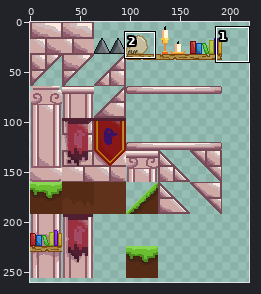
Two versions of one sprite sheet, assets/graphics/tilesets/brick_tileset.png. Above: a wide view before the commit, with the close-up outlined.
Close-up. Earlier state:
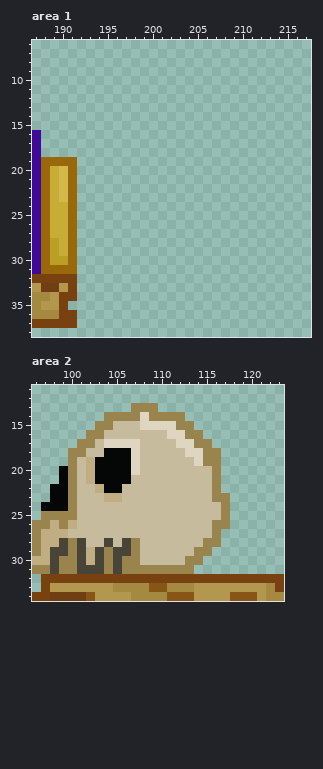
The file is 340x315 pixels. Colours within 5 levels of each other are drawn and written as one. Shown: area 1: x 187..217, y 6..38; area 2: x 96..123, y 11..34. The wide view leaves out empty margins. The commit also changed other parts of the picture, which this record leaves out.
Now the later version:
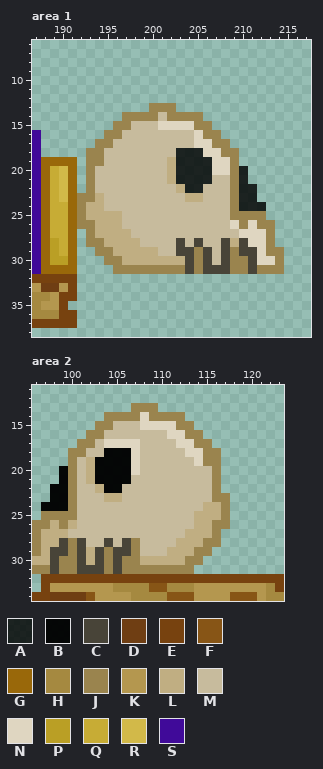
Palette (. is transparent): A #000000d0  B #000000f6  C #484438  D #6f3e13  E #77420f  F #875516  G #99680a  H #a58940  J #9a844e  K #b4974f  L #c0ae82  M #c7bb9d  N #dfd6c1  P #ba9f25  Q #c7ac35  R #d2b949  S #400a99
Diff:
Area 1:
Colour A now appears in row 18 at x 203 to 205; in row 19 at x 203 to 206; in rows 20 to 21 at x 203 to 206 and 210; in row 22 at x 204 to 205 and 210 to 211; in row 23 at x 210 to 211; in row 24 at x 210 to 212.
Colour C now appears in row 28 at x 203, 205, 208 and 210; in row 29 at x 203 to 204, 206, 208 and 210 to 211; in row 30 at x 204, 206, 208 and 211; in row 31 at x 204, 206 to 208 and 211.
Colour J now appears in row 13 at x 200 to 202; in row 14 at x 197 to 200 and 202 to 205; in row 15 at x 196 to 197 and 205 to 206; in row 16 at x 195 to 196 and 206 to 207; in row 17 at x 194 to 195 and 207 to 208; in row 18 at x 193 to 194 and 208 to 209.
Colour J now appears in row 19 at x 193 to 194 and 209; in rows 20 to 22 at x 193 and 209; in row 23 at x 192 to 193 and 209; in row 24 at x 192 and 209; in row 25 at x 192 and 209 to 212; in row 26 at x 192 to 193, 210 and 212 to 213.
Colour J now appears in row 27 at x 193 and 213; in row 28 at x 193 to 194 and 213; in row 29 at x 194 to 195, 205, 209 and 213 to 214; in row 30 at x 195 to 196, 205, 209 to 210 and 214; in row 31 at x 196 to 203, 205, 209 to 210 and 212 to 214.
Colour L now appears in rows 19 to 21 at x 202; in row 22 at x 203; in row 23 at x 194 and 204 to 205; in row 24 at x 193 to 194; in row 25 at x 193 to 196; in row 26 at x 194 to 196.
Colour L now appears in row 27 at x 194 to 197; in row 28 at x 195 to 198 and 209; in row 29 at x 196 to 200; in row 30 at x 197 to 203.
Colour M now appears in row 14 at x 201; in row 15 at x 198 to 200; in row 16 at x 197 to 204; in row 17 at x 196 to 204; in row 18 at x 195 to 202; in row 19 at x 195 to 201.
Colour M now appears in row 20 at x 194 to 201; in row 21 at x 194 to 201 and 207 to 208; in row 22 at x 194 to 202 and 206 to 208; in row 23 at x 195 to 203 and 206 to 208; in row 24 at x 195 to 208; in rows 25 to 26 at x 197 to 208.
Colour M now appears in row 27 at x 198 to 209; in row 28 at x 199 to 202, 204 and 206 to 207; in row 29 at x 201 to 202 and 207; in row 30 at x 207.
Colour N now appears in row 15 at x 201 to 204; in row 16 at x 205; in row 17 at x 205 to 206; in row 18 at x 206 to 207; in rows 19 to 20 at x 207 to 208; in row 26 at x 209 and 211.
Colour N now appears in row 27 at x 210 to 212; in row 28 at x 211 to 212; in row 29 at x 212; in row 30 at x 212 to 213.
Area 2:
The author changed colour M to colour L in row 24 at x 115 to 116; in row 25 at x 114 to 116; in row 26 at x 114 to 115; in row 27 at x 113 to 115; in row 28 at x 112 to 114; in row 29 at x 111 to 113.
The author changed colour M to colour L in row 30 at x 108 to 112.
Changed places in both close-ups, as pixel boxes (x1, y1, x2, y2):
added: (77, 103, 284, 274)
changed: (140, 502, 221, 565)
